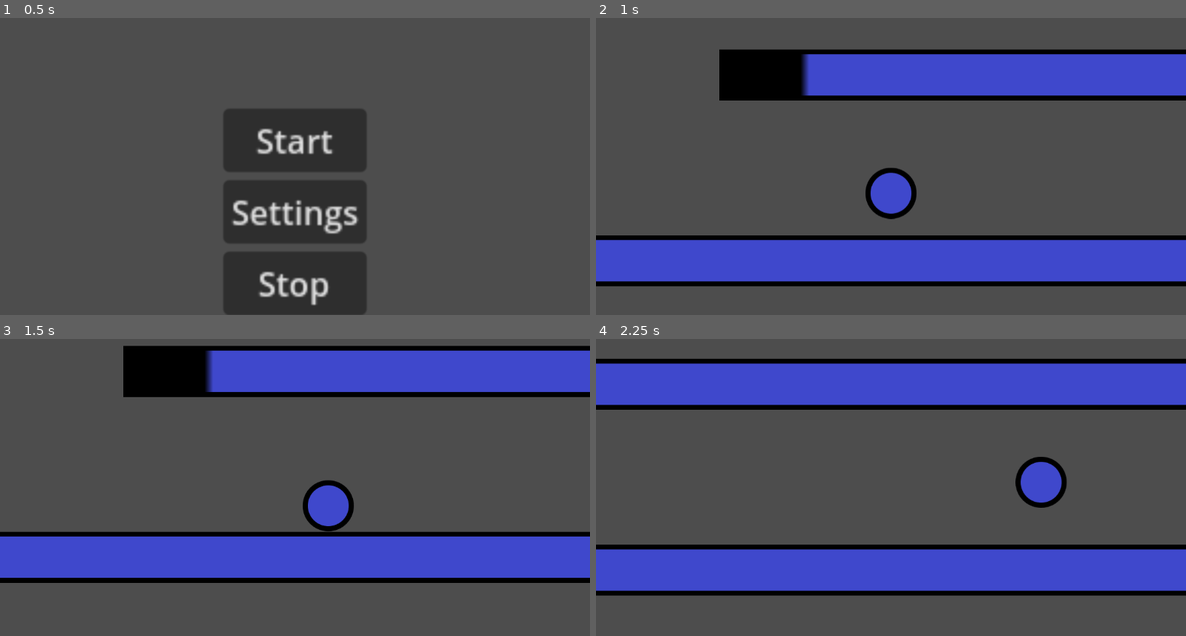
Above: before the commit, frames 1-4 (two rows, left to right).
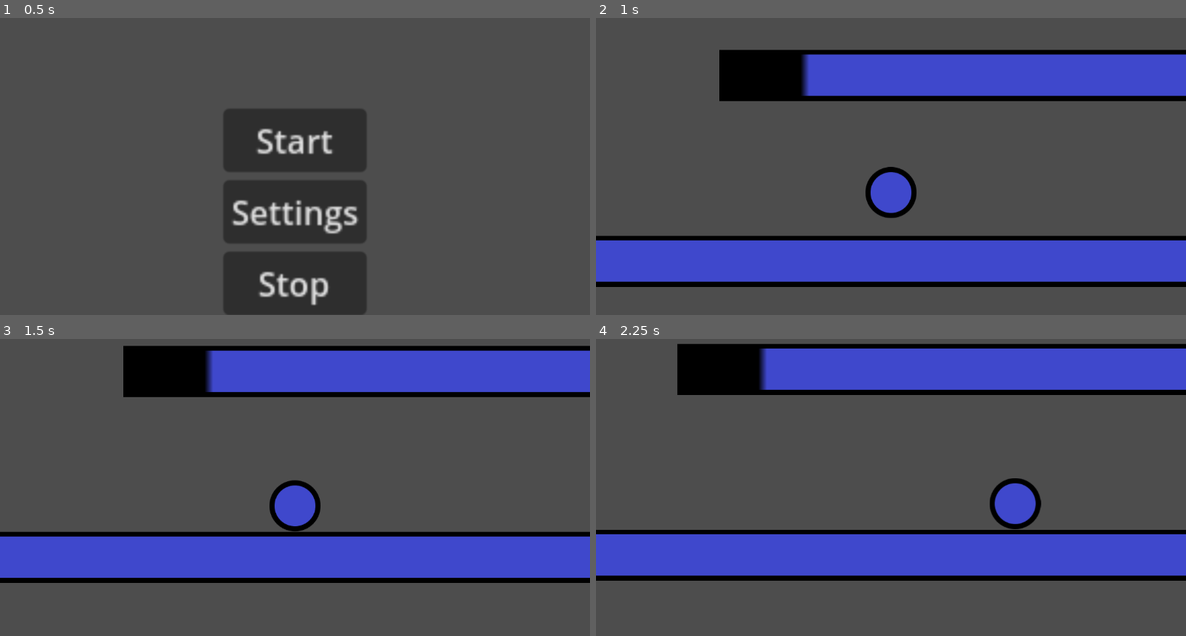
Above: after the commit, the same moments.

Repository: MetalBoy0/Bulgeon
Game: Godot game, scene res://Main Menu/MainMenu.tscn
The game is run twice, just before and just after one commit, with the same random seed, the same clock (stepped at 60 frames per second) and the same inputs.
Inputs:
- Up to frame 1 (0.5 s): no input
- Up to frame 2 (1 s): click "Start" at 0.5 s
- Up to frame 3 (1.5 s): hold D (move_right) from 1.28 s (still down); hold Shift (roll_attack, bound only after the commit) from 1.28 s (still down)
- Up to frame 4 (2.25 s): keep holding D (move_right); tap W (jump) at 1.52, 1.55, 1.82, 2.1 s; release Shift (roll_attack, bound only after the commit) at 2.03 s

Frame 1 is identical in both runs. In frame 2, 1.8% of the frame differs, in the area x 0-100%, y 10-91%; in frame 3, 2.0%; in frame 4, 30%, in the area x 0-100%, y 1-87%.

Commit message:
Added Rolling

Diff:
--- a/Main.tscn
+++ b/Main.tscn
@@ -17,10 +17,13 @@
 [node name="CharacterBody2D" type="CharacterBody2D" parent="."]
 script = ExtResource("1_ul7q4")
 maxSpeed = 1000.0
-acceleration = 50.0
-gravity = 1000.0
+acceleration = 500.0
 jumpForce = 700.0
 drag = 5.0
+maxRollHoldDuration = 2.0
+minRollHoldDuration = 0.5
+maxRollDuration = 0.25
+rollSpeed = 3000.0
 
 [node name="Sprite2D" type="Sprite2D" parent="CharacterBody2D"]
 texture = ExtResource("2_nam2j")
--- a/Player Stuff/PlayerContoller.gd
+++ b/Player Stuff/PlayerContoller.gd
@@ -1,37 +1,124 @@
 extends CharacterBody2D
 
-# Adjust these in the characterbody inpector
+# DO NOT EDIT VALUES HERE
+# Edit them in the CharacterBody2D properties
+@export_category("Movement")
 @export var maxSpeed: float
 @export var acceleration: float
-@export var gravity: float
 @export var jumpForce: float
 @export var drag: float # Note: Currently drag only affects horizontal movement
 
-# Called when the node enters the scene tree for the first time.
+@export_category("Attacks")
 
-var isMoving: bool = false
-
-func _physics_process(delta):
-	# Apply drag
-
-	if !isMoving:
-		velocity.x /= (1+drag*delta)
-		print(velocity.x)
-
-	isMoving = false
-	# Process inputs
-	if Input.is_action_pressed("move_left"):
-		velocity.x = max(velocity.x - acceleration, -maxSpeed)
-		isMoving = true
-
-	if Input.is_action_pressed("move_right"):
-		velocity.x = min(velocity.x + acceleration, maxSpeed)
-		isMoving = true
-
-	if Input.is_action_just_pressed("jump") and is_on_floor():
-		velocity.y -= jumpForce
+@export_group("Roll")
+@export var maxRollHoldDuration: float # The maximum duration to hold when charging a roll
+@export var minRollHoldDuration: float # The minimum duration to hold when charging a roll
+@export var maxRollDuration: float # The maximum duration a roll lasts
+@export var rollSpeed: float # How fast the roll is
 
 
+
+
+
+
+
+var gravity = ProjectSettings.get_setting("physics/2d/default_gravity")
+
+# Generic player stuff
+var isMoving: bool = false
+var isChargingAttack: bool = false # Is player charging up an attack
+var isDoingAttack: bool = false
+var lastDir: float = 1 # The last direction the player moved, used for deciding which way to roll
+
+# Roll information
+var isRolling: bool = false
+var currentRollHold = 0; # How long the player has been charging roll
+var currentRollDur = 0; # How long the player has been rolling
+var finishRollDur = 0; # How long the current roll will last
+var rollDirection = 0;
+
+func handle_attacks(delta: float):
+
+
+	if !isRolling:
+		# Charging roll
+		if Input.is_action_just_pressed("roll_attack"):
+			isChargingAttack = true
+			velocity.x = 0
+
+		if Input.is_action_pressed("roll_attack"):
+			# Count seconds that player is charging
+			currentRollHold += delta
+		else:
+			isChargingAttack = false
+
+		# Player releases roll button to attack
+		if Input.is_action_just_released("roll_attack") and currentRollHold > minRollHoldDuration:
+			# Find out how long to roll
+			finishRollDur = min(maxRollDuration, currentRollHold/maxRollHoldDuration * maxRollDuration)
+
+
+			isRolling = true
+			isDoingAttack = true
+			currentRollHold = 0
+
+			rollDirection = Input.get_axis("move_left","move_right") # Get the direction the player wants to move
+
+			# If the player isn't pressing any buttons
+			# Use the last direction for where to roll
+			if rollDirection == 0:
+				rollDirection = lastDir
+
+			# Set the last moved direction to the direction the player rolls
+			lastDir = rollDirection
+
+
+	else:
+		# This part runs if the player is currently rolling
+		velocity.x = rollSpeed * rollDirection # Set player velocity to the roll speed
+		currentRollDur += delta # Update roll duration
+
+		# If player finishes roll attack
+		if currentRollDur > finishRollDur:
+			currentRollDur = 0
+			isRolling = false
+			isDoingAttack = false
+			velocity.x = 0
+
+# Runs every physics tick
+func _physics_process(delta):
+	# delta is how long it has been since the previous tick (in seconds)
+
+	# Process move inputs
+
+	# Prevent player from moving when charging an attack or preforming an attack
+	if !isChargingAttack and !isDoingAttack:
+
+		# Apply drag only if the player isn't pressing move buttons
+		if !isMoving:
+			velocity.x /= (1+drag*delta)
+
+
+		# Horizontal player movement
+		var direction = Input.get_axis("move_left","move_right")
+
+		# If the player is pressing move_left or move_right buttons
+		if direction:
+			# Update velocity
+			# Move toward increments the velocity by acceleration while also maxing it at maxSpeed
+			velocity.x = direction*min(maxSpeed, abs(velocity.x)+acceleration)
+			print("Player Velocity: ", velocity.x, " MaxSpeed: ", maxSpeed, " Current force: ", acceleration * direction * delta)
+			# Update last dir variable
+			isMoving = true
+			lastDir = direction
+		else:
+			isMoving = false
+
+		# Player jump
+		if Input.is_action_just_pressed("jump") and is_on_floor():
+			velocity.y -= jumpForce
+
+	handle_attacks(delta)
 
 	# Gravity
 	if !is_on_floor():
--- a/project.godot
+++ b/project.godot
@@ -32,3 +32,8 @@
 "events": [Object(InputEventKey,"resource_local_to_scene":false,"resource_name":"","device":0,"window_id":0,"alt_pressed":false,"shift_pressed":false,"ctrl_pressed":false,"meta_pressed":false,"pressed":false,"keycode":0,"physical_keycode":87,"key_label":0,"unicode":0,"echo":false,"script":null)
 ]
 }
+roll_attack={
+"deadzone": 0.5,
+"events": [Object(InputEventKey,"resource_local_to_scene":false,"resource_name":"","device":-1,"window_id":0,"alt_pressed":false,"shift_pressed":false,"ctrl_pressed":false,"meta_pressed":false,"pressed":false,"keycode":0,"physical_keycode":4194325,"key_label":0,"unicode":0,"echo":false,"script":null)
+]
+}
